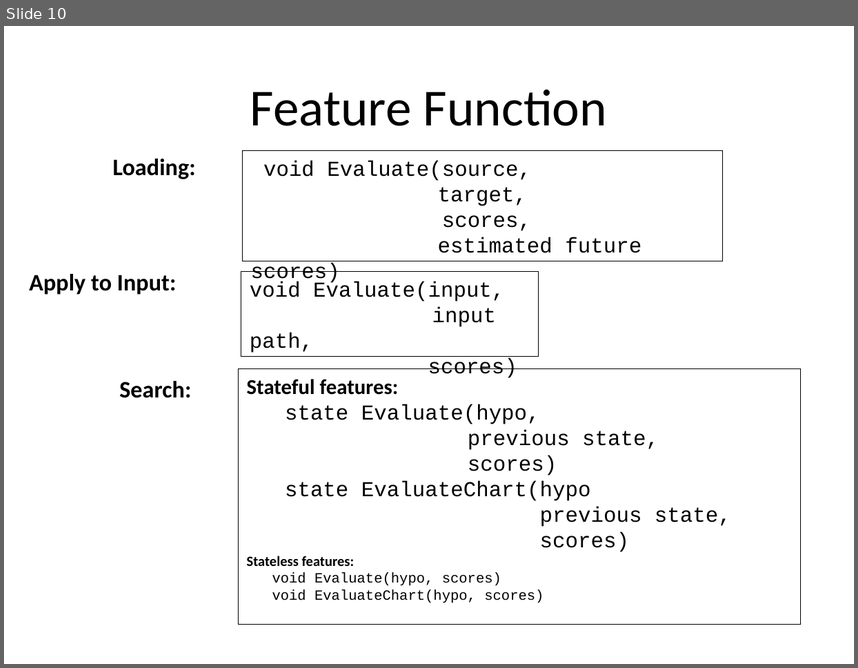
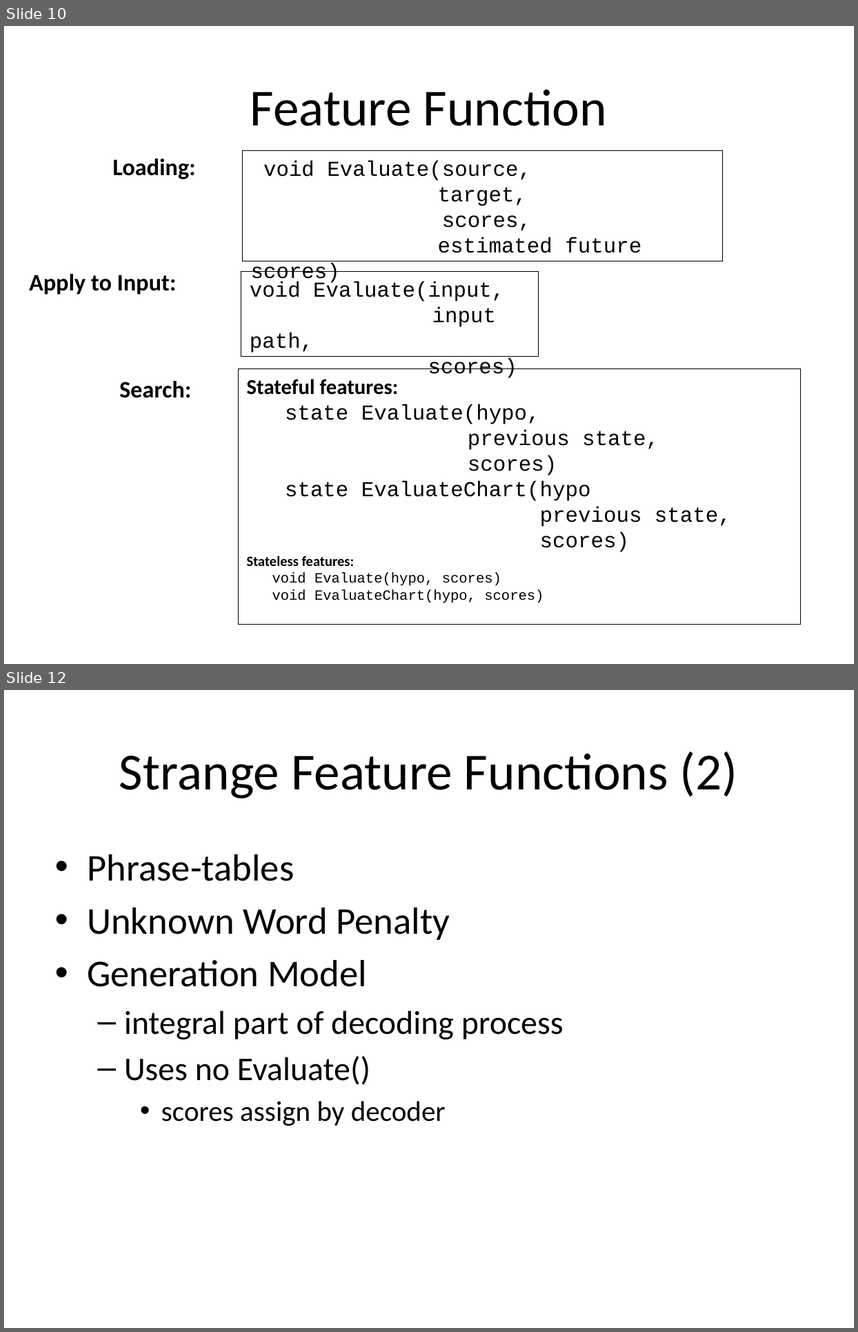
Before and after one commit to hieuhoang/papers, a slide deck: iit-bombay/FeatureFunction.odp. Shown one above the other, each under a label of ours: slide 10 before the commit, slides 10 and 12 after it; the slides between them are not shown. The pictures are 858x668 and 858x1332 pixels, drawn with LibreOffice and Linux fonts; fonts in the diff are those of the drawing; background and template pictures are left out. Boxes give left, top, right and bottom in pixels: in the first picture for what was removed or moved away, otherwise in the second. Text is boxed around its words. In the diff, an @@ line names an element or a change of style, - is before the commit and + after.

```diff
--- a/iit-bombay/FeatureFunction.odp
+++ b/iit-bombay/FeatureFunction.odp
@@ slide 12 added at [4,690,854,1328], background #FFFFFF @@
@@ title added at [119,751,738,798], 44 pt, text #000000 @@
+Strange Feature Functions (2)
@@ text added at [87,854,564,1125], 32 pt, text #000000 @@
+• Phrase-tables
+• Unknown Word Penalty
+• Generation Model
+  – integral part of decoding process
+  – Uses no Evaluate()
+    • scores assign by decoder
```
Also in this commit, not shown: 3 other slides added, 4 slides removed, 3 other files.
